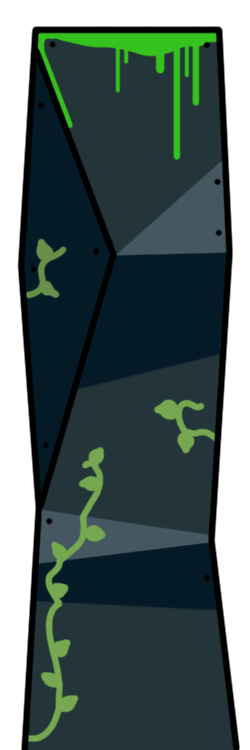
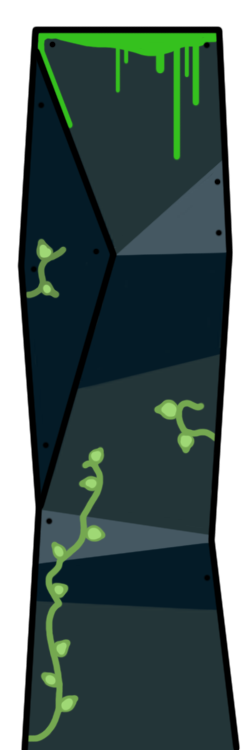
Layer changes from the first w=250, h=750 image to the second:
painted on "Color" over left=39, top=244, right=193, bottom=711
